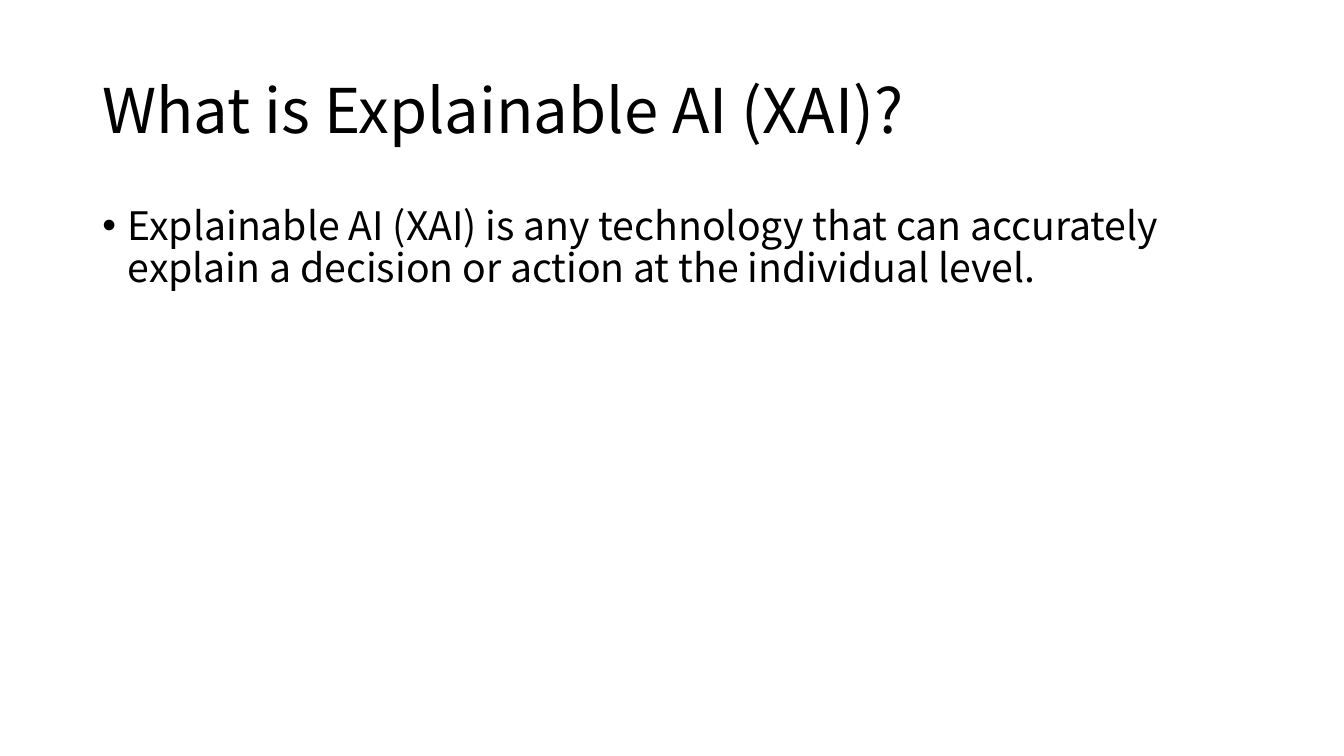
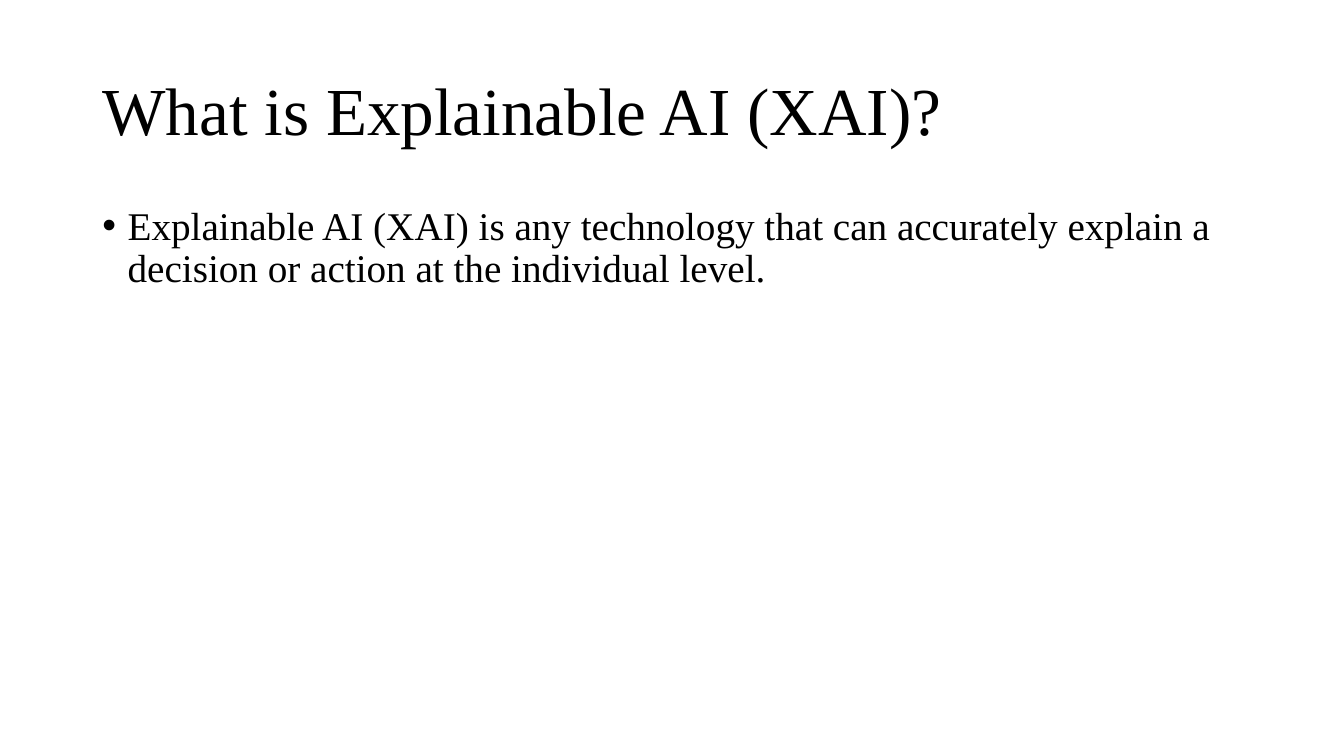
Before and after one commit to cloudspurs/klz, a slide deck: slide 6 of computer_science/ai/xai/xai.pptx (slide 3 before the commit). Drawn at 1344x756 pixels with LibreOffice and Linux fonts; fonts in the diff are those of the drawing. Boxes give left, top, right and bottom in pixels: in the first picture for what was removed or moved away, otherwise in the second. Text is boxed around its words. In the diff, an @@ line names an element or a change of style, - is before the commit and + after.

```diff
--- a/computer_science/ai/xai/xai.pptx
+++ b/computer_science/ai/xai/xai.pptx
@@ title "What is Explainable AI (XAI)?" at (102,88,941,147): size 44 to 48 pt, font Noto Sans CJK SC to Times New Roman @@
@@ text "Explainable AI (XAI) is any ..." at (128,212,1209,283): font Noto Sans CJK SC to Times New Roman @@
```
Also in this commit, not shown: 7 other slides changed, 4 slides added, 1 slide removed, 11 other files.
